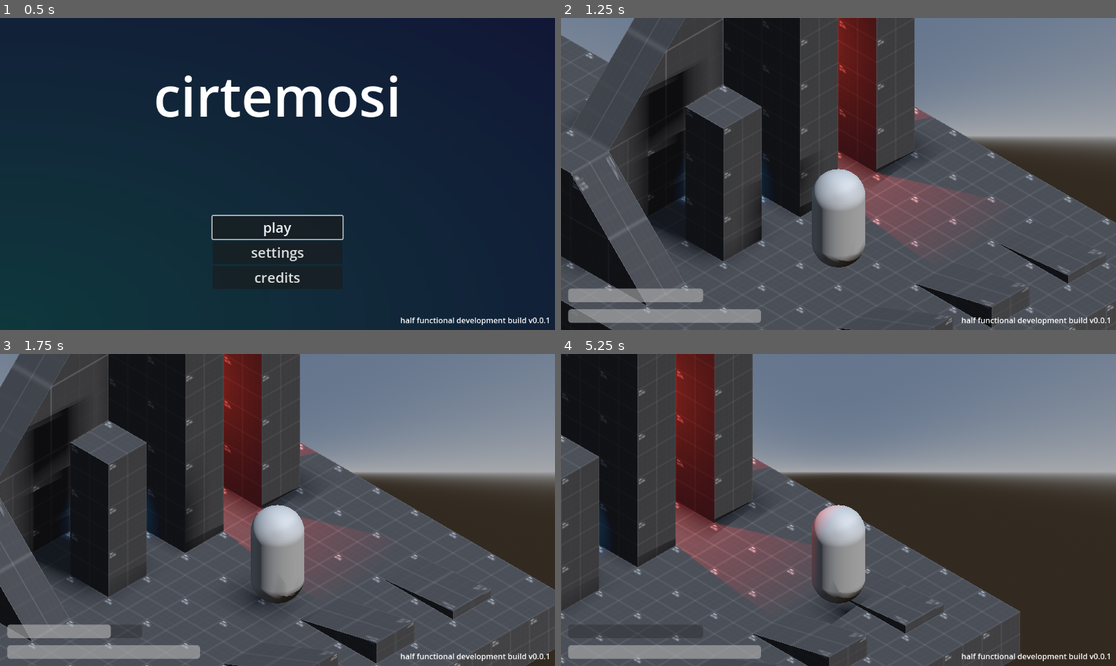
Above: before the commit, frames 1-4 (two rows, left to right).
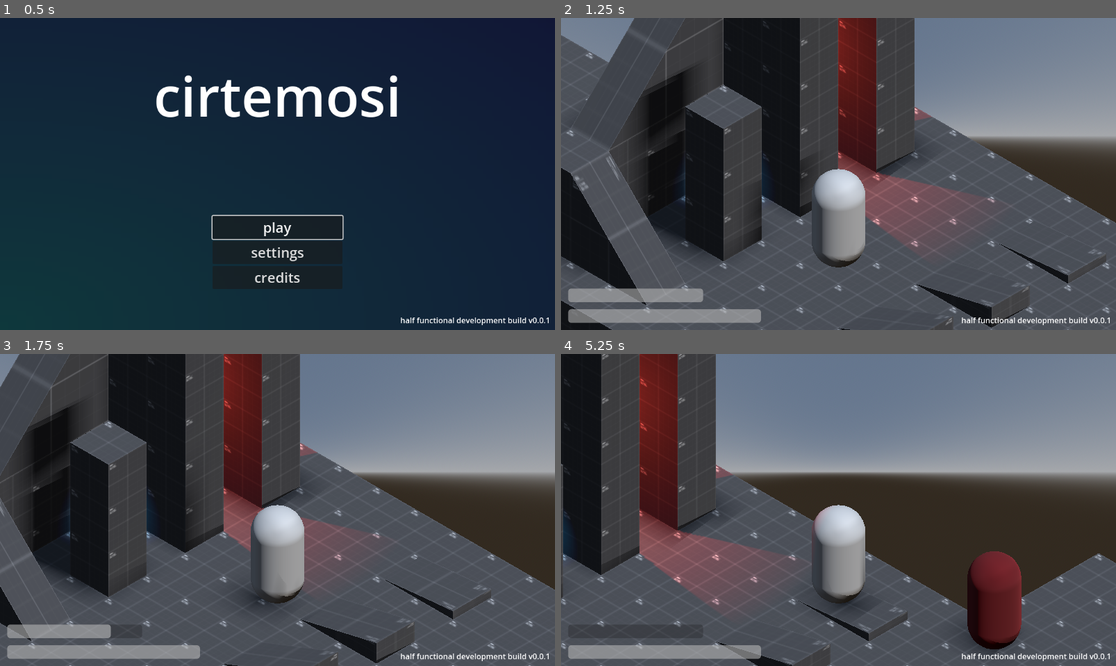
Above: after the commit, the same moments.

Repository: udu3324/cirtemosi
Game: Godot game, scene res://scenes/stage.tscn
The game is run twice, just before and just after one commit, with the same random seed, the same clock (stepped at 60 frames per second) and the same inputs.
Inputs:
- Up to frame 1 (0.5 s): no input
- Up to frame 2 (1.25 s): click "play" at 0.5 s
- Up to frame 3 (1.75 s): tap Enter at 1.25 s; hold Right (ui_right) from 1.28 s (still down); hold Shift (sprint) from 1.28 s (still down)
- Up to frame 4 (5.25 s): release Right (ui_right) at 2.03 s; release Shift (sprint) at 2.03 s; hold Down (ui_down) 2.03-2.78 s; tap Shift (sprint) at 2.1, 3.6, 5.1 s; hold Right (ui_right) 2.78-3.53 s; hold Shift (sprint) 2.78-3.53 s; hold Up (ui_up) 3.53-4.28 s; hold Shift (sprint) 4.28-5.03 s; hold Left (ui_left) from 4.28 s (still down)

Frame 1 is identical in both runs. In frame 2, less than 0.1% of the frame differs, in the area x 77-100%, y 91-100%; in frame 3, 0.3%; in frame 4, 34%, in the area x 0-100%, y 0-100%.

Commit message:
add test enemy and wip path finding

Diff:
--- a/entities/enemt.tscn
+++ b/entities/enemt.tscn
@@ -7,14 +7,25 @@
 bounce = 0.2
 absorbent = true
 
+[sub_resource type="StandardMaterial3D" id="StandardMaterial3D_6fnh4"]
+albedo_color = Color(0.311582, 0, 0.0419801, 1)
+
 [sub_resource type="CapsuleMesh" id="CapsuleMesh_6fnh4"]
+material = SubResource("StandardMaterial3D_6fnh4")
 
 [sub_resource type="ConvexPolygonShape3D" id="ConvexPolygonShape3D_j0uy1"]
 points = PackedVector3Array(-0.5, -0.5, 0, -0.497651, -0.5, -0.0490407, -0.492463, -0.586923, 0, -0.497651, -0.5, 0.048 …(34723 unchanged characters)…
 
 [node name="Enemt" type="RigidBody3D"]
 physics_material_override = SubResource("PhysicsMaterial_lq6yy")
+can_sleep = false
+lock_rotation = true
 script = ExtResource("1_6fnh4")
+
+[node name="NavigationAgent3D" type="NavigationAgent3D" parent="."]
+path_max_distance = 10.01
+simplify_path = true
+avoidance_enabled = true
 
 [node name="MeshInstance3D" type="MeshInstance3D" parent="."]
 mesh = SubResource("CapsuleMesh_6fnh4")
--- a/levels/intro_fall.tscn
+++ /dev/null
@@ -1,30 +0,0 @@
-[gd_scene load_steps=6 format=3 uid="uid://bxxfjarpl4gmw"]
-
-[ext_resource type="Texture2D" uid="uid://cej3yoosomfd2" path="res://addons/proto-csgs/textures/dark/texture_13.png" id="1_ohi84"]
-[ext_resource type="PackedScene" uid="uid://cj7ruth0bsa3m" path="res://entities/enemt.tscn" id="2_ohi84"]
-
-[sub_resource type="StandardMaterial3D" id="StandardMaterial3D_16y3e"]
-resource_local_to_scene = true
-albedo_texture = ExtResource("1_ohi84")
-uv1_offset = Vector3(0.5, 0.5, 0.5)
-uv1_triplanar = true
-
-[sub_resource type="PlaneMesh" id="PlaneMesh_8tk28"]
-material = SubResource("StandardMaterial3D_16y3e")
-size = Vector2(15, 15)
-
-[sub_resource type="ConcavePolygonShape3D" id="ConcavePolygonShape3D_13lak"]
-data = PackedVector3Array(7.5, 0, 7.5, -7.5, 0, 7.5, 7.5, 0, -7.5, -7.5, 0, 7.5, -7.5, 0, -7.5, 7.5, 0, -7.5)
-
-[node name="IntroFall" type="Node3D"]
-
-[node name="MeshInstance3D" type="MeshInstance3D" parent="."]
-mesh = SubResource("PlaneMesh_8tk28")
-
-[node name="StaticBody3D" type="StaticBody3D" parent="MeshInstance3D"]
-
-[node name="CollisionShape3D" type="CollisionShape3D" parent="MeshInstance3D/StaticBody3D"]
-shape = SubResource("ConcavePolygonShape3D_13lak")
-
-[node name="Enemt" parent="." instance=ExtResource("2_ohi84")]
-transform = Transform3D(1, 0, 0, 0, 1, 0, 0, 0, 1, -5, 1, -5)
--- a/levels/test_scene_1.tscn
+++ b/levels/test_scene_1.tscn
@@ -1,7 +1,8 @@
-[gd_scene load_steps=24 format=4 uid="uid://bhmmx5pl0neys"]
+[gd_scene load_steps=25 format=4 uid="uid://bhmmx5pl0neys"]
 
 [ext_resource type="Material" uid="uid://dhp1vk7afkguu" path="res://assets/prefab/prefab_dark_meter.tres" id="1_3ju41"]
 [ext_resource type="Texture2D" uid="uid://b5pviiur126b0" path="res://assets/prefab/playtesting.png" id="2_k5kv5"]
+[ext_resource type="PackedScene" uid="uid://bxxfjarpl4gmw" path="res://levels/test_scene_2.tscn" id="3_6a74u"]
 
 [sub_resource type="ArrayMesh" id="ArrayMesh_6a74u"]
 _surfaces = [{
@@ -347,7 +348,7 @@
 shape = SubResource("ConvexPolygonShape3D_k5kv5")
 
 [node name="StaticBody3D4" type="StaticBody3D" parent="Barriers"]
-transform = Transform3D(-4.37114e-08, 1, -4.37114e-08, 0, -4.37114e-08, -1, -1, -4.37114e-08, 1.91069e-15, 4.6, 5, -2.01072e-07)
+transform = Transform3D(-4.37114e-08, 1, -4.37114e-08, 0, -4.37114e-08, -1, -1, -4.37114e-08, 1.91069e-15, 4.6, -6.58917, -2.01072e-07)
 
 [node name="CollisionShape3D" type="CollisionShape3D" parent="Barriers/StaticBody3D4"]
 shape = SubResource("ConvexPolygonShape3D_k5kv5")
@@ -376,3 +377,6 @@
 light_color = Color(0.160859, 0.590197, 0.856605, 1)
 shadow_enabled = true
 omni_range = 1.31984
+
+[node name="IntroFall" parent="." instance=ExtResource("3_6a74u")]
+transform = Transform3D(1, 0, 0, 0, 1, 0, 0, 0, 1, 12, 0, 0)
--- /dev/null
+++ b/levels/test_scene_2.tscn
@@ -0,0 +1,67 @@
+[gd_scene load_steps=9 format=3 uid="uid://bxxfjarpl4gmw"]
+
+[ext_resource type="Texture2D" uid="uid://cej3yoosomfd2" path="res://addons/proto-csgs/textures/dark/texture_13.png" id="1_5od5s"]
+[ext_resource type="PackedScene" uid="uid://cj7ruth0bsa3m" path="res://entities/enemt.tscn" id="2_ptlot"]
+
+[sub_resource type="NavigationMesh" id="NavigationMesh_ohi84"]
+vertices = PackedVector3Array(4, 1.25, -2.75, 3.5, 1.25, -3.75, 2.5, 1.25, -4, 1.5, 1, -2.75, 2.75, 1, -1.75, 0.5, 0.5, -3.5, 2.75, 0.5, -5.25, 2.75, 0.5, -7, -7, 0.5, -7, -7, 0.5, 7, -2, 0.5, 4.75, -1.75, 0.5, 3, -1.5, 0.5, 7, -1.5, 0.75, 4.75, 0.5, 0.5, -2.75, 3, 0.5, 3, 3, 0.5, -0.5, 4.75, 0.5, 3, 4.75, 0.75, 3.5, 7, 0.5, 3.5, 3.5, 0.5, -0.5, 7, 0.5, -7, 5.25, 0.5, -3.5, 5.25, 0.5, -2.5, 4.75, 0.75, 4, 7, 0.5, 7, -1, 0.75, 4.75, 1.875, 1, 4.375, -1, 1, 4, 3.3125, 1, 4)
+polygons = [PackedInt32Array(1, 0, 2), PackedInt32Array(2, 0, 4), PackedInt32Array(2, 4, 3), PackedInt32Array(6, 5, 7), PackedInt32Array(7, 5, 8), PackedInt32Array(11, 10, 9), PackedInt32Array(13, 12, 10), PackedInt32Array(10, 12, 9), PackedInt32Array(3, 4, 14), PackedInt32Array(14, 4, 16), PackedInt32Array(14, 16, 15), PackedInt32Array(14, 15, 11), PackedInt32Array(14, 11, 5), PackedInt32Array(5, 11, 9), PackedInt32Array(5, 9, 8), PackedInt32Array(19, 18, 17), PackedInt32Array(16, 20, 15), PackedInt32Array(15, 20, 17), PackedInt32Array(22, 21, 23), PackedInt32Array(23, 21, 19), PackedInt32Array(6, 7, 22), PackedInt32Array(22, 7, 21), PackedInt32Array(17, 20, 19), PackedInt32Array(19, 20, 23), PackedInt32Array(18, 19, 24), PackedInt32Array(24, 19, 25), PackedInt32Array(12, 13, 26), PackedInt32Array(26, 27, 12), PackedInt32Array(12, 27, 24), PackedInt32Array(12, 24, 25), PackedInt32Array(24, 27, 29), PackedInt32Array(29, 27, 28), PackedInt32Array(28, 27, 26)]
+
+[sub_resource type="PrismMesh" id="PrismMesh_ohi84"]
+left_to_right = 0.0
+size = Vector3(5, 1, 2.5)
+
+[sub_resource type="ConvexPolygonShape3D" id="ConvexPolygonShape3D_5od5s"]
+points = PackedVector3Array(-2.5, -0.5, -1.25, -2.5, 0.5, -1.25, 2.5, -0.5, -1.25, -2.5, -0.5, 1.25, -2.5, 0.5, 1.25, 2.5, -0.5, 1.25)
+
+[sub_resource type="StandardMaterial3D" id="StandardMaterial3D_16y3e"]
+resource_local_to_scene = true
+albedo_texture = ExtResource("1_5od5s")
+uv1_offset = Vector3(0.5, 0.5, 0.5)
+uv1_triplanar = true
+
+[sub_resource type="PlaneMesh" id="PlaneMesh_8tk28"]
+material = SubResource("StandardMaterial3D_16y3e")
+size = Vector2(15, 15)
+
+[sub_resource type="ConcavePolygonShape3D" id="ConcavePolygonShape3D_13lak"]
+data = PackedVector3Array(7.5, 0, 7.5, -7.5, 0, 7.5, 7.5, 0, -7.5, -7.5, 0, 7.5, -7.5, 0, -7.5, 7.5, 0, -7.5)
+
+[node name="TestScene2" type="Node3D"]
+
+[node name="NavigationRegion3D" type="NavigationRegion3D" parent="."]
+navigation_mesh = SubResource("NavigationMesh_ohi84")
+
+[node name="MeshInstance3D2" type="MeshInstance3D" parent="NavigationRegion3D"]
+transform = Transform3D(-0.656058, 0, -0.75471, 0, 1, 0, 0.75471, 0, -0.656058, 2, 0.5, -2)
+mesh = SubResource("PrismMesh_ohi84")
+skeleton = NodePath("")
+
+[node name="StaticBody3D" type="StaticBody3D" parent="NavigationRegion3D/MeshInstance3D2"]
+
+[node name="CollisionShape3D" type="CollisionShape3D" parent="NavigationRegion3D/MeshInstance3D2/StaticBody3D"]
+shape = SubResource("ConvexPolygonShape3D_5od5s")
+
+[node name="MeshInstance3D" type="MeshInstance3D" parent="NavigationRegion3D"]
+mesh = SubResource("PlaneMesh_8tk28")
+
+[node name="NavigationObstacle3D" type="NavigationObstacle3D" parent="NavigationRegion3D"]
+transform = Transform3D(1, 0, 0, 0, 1, 0, 0, 0, 1, 1.5, 0, 4)
+height = 13.25
+carve_navigation_mesh = true
+
+[node name="CSGBox3D" type="CSGBox3D" parent="NavigationRegion3D/NavigationObstacle3D"]
+use_collision = true
+size = Vector3(6, 1, 1)
+
+[node name="MeshInstance3D" type="MeshInstance3D" parent="."]
+visible = false
+mesh = SubResource("PlaneMesh_8tk28")
+
+[node name="StaticBody3D" type="StaticBody3D" parent="MeshInstance3D"]
+
+[node name="CollisionShape3D" type="CollisionShape3D" parent="MeshInstance3D/StaticBody3D"]
+shape = SubResource("ConcavePolygonShape3D_13lak")
+
+[node name="Enemt" parent="." instance=ExtResource("2_ptlot")]
+transform = Transform3D(1, 0, 0, 0, 1, 0, 0, 0, 1, -3, 1, -3)
--- /dev/null
+++ b/scenes/navigation/NavigationArea.tscn
@@ -0,0 +1,13 @@
+[gd_scene load_steps=2 format=3 uid="uid://cft3ug40it2mc"]
+
+[sub_resource type="NavigationMesh" id="NavigationMesh_t4enh"]
+vertices = PackedVector3Array(-4.5, 0.5, -4.5, -4.5, 0.5, 4.5, 4.5, 0.5, 4.5, 4.5, 0.5, -4.5)
+polygons = [PackedInt32Array(3, 2, 0), PackedInt32Array(0, 2, 1)]
+
+[node name="NavigationArea" type="NavigationRegion3D"]
+navigation_mesh = SubResource("NavigationMesh_t4enh")
+
+[node name="CSGBox3D" type="CSGBox3D" parent="."]
+transform = Transform3D(1, 0, 0, 0, 1, 0, 0, 0, 1, 0, -0.5, 0)
+use_collision = true
+size = Vector3(10, 1, 10)
--- a/scripts/entities/enemy_test/enemt.gd
+++ b/scripts/entities/enemy_test/enemt.gd
@@ -1,7 +1,40 @@
 extends RigidBody3D
+
+@onready var agent = $NavigationAgent3D
 
 func _ready() -> void:
 	pass
 
 func _process(delta: float) -> void:
 	pass
+
+func _integrate_forces(state: PhysicsDirectBodyState3D) -> void:
+	agent.set_target_position(Globals.player_pos)
+
+	var dir = (agent.get_next_path_position() - global_transform.origin).normalized()
+
+	# fix traveling on slopes
+	var slope_normal := Vector3.UP
+
+	# for each contacted bodies
+	for i in range(get_contact_count()):
+		var normal = state.get_contact_local_normal(i)
+
+		if normal.dot(Vector3.UP) > 0.5: #
+			slope_normal = normal
+
+	var dir2 = dir.slide(slope_normal).normalized()
+
+	if agent.distance_to_target() < 1.5:
+		return
+
+	if state.linear_velocity.length() > 2:
+		state.linear_velocity = state.linear_velocity.normalized() * 3.5
+
+	apply_central_force(dir2 * 7)
+
+	# apply an extra y axis force depending on the slope angle
+	var slope_angle = acos(slope_normal.dot(Vector3.UP))
+	if slope_angle > 0.0 and slope_angle < deg_to_rad(60):
+		var boost = (slope_angle / deg_to_rad(45)) * 5
+		apply_central_force(Vector3.UP * boost)
--- a/scripts/entities/player/player.gd
+++ b/scripts/entities/player/player.gd
@@ -11,8 +11,7 @@
 # called every frame, delta is elapsed time since prev. frame
 # delta allows variations between machines
 func _process(delta: float) -> void:
-	# _handle_movement(delta)
-	pass
+	Globals.player_pos = self.position
 
 func _integrate_forces(state: PhysicsDirectBodyState3D) -> void:
 	# var input = Input.get_action_strength("ui_up")
--- a/scripts/globals.gd
+++ b/scripts/globals.gd
@@ -1,6 +1,8 @@
 extends Node
 
 var startVisible: bool = false
+
+var player_pos: Vector3 = Vector3(0, 0, 0)
 
 var health_max: float = 100.0
 
Not shown: 1 places in entities/enemt.tscn that only renumber resources
